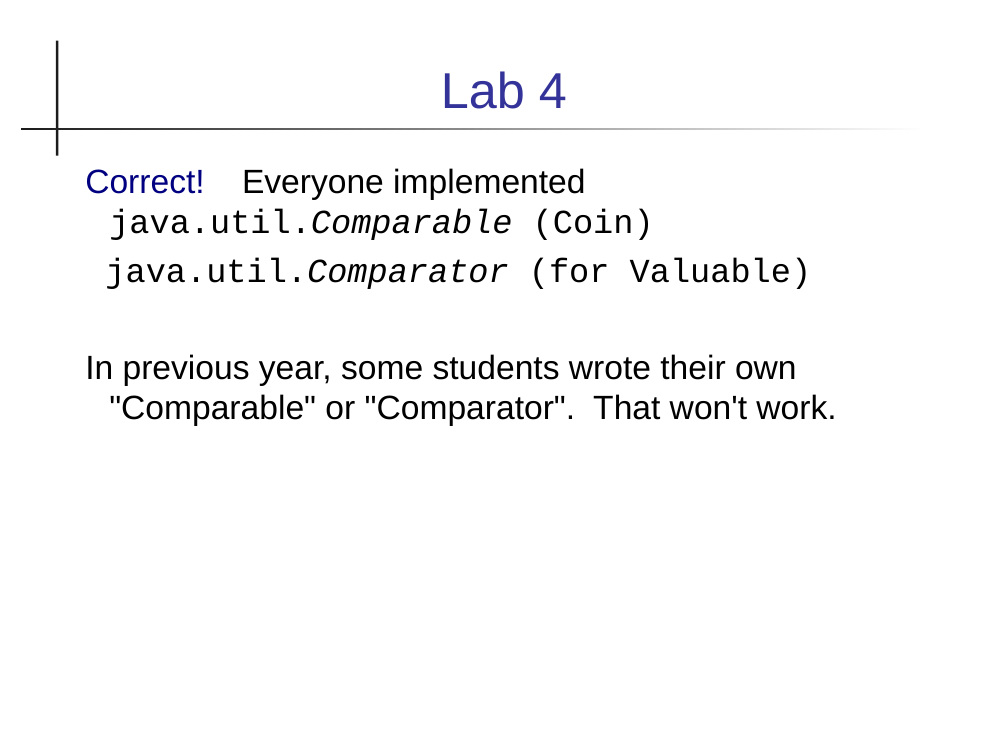
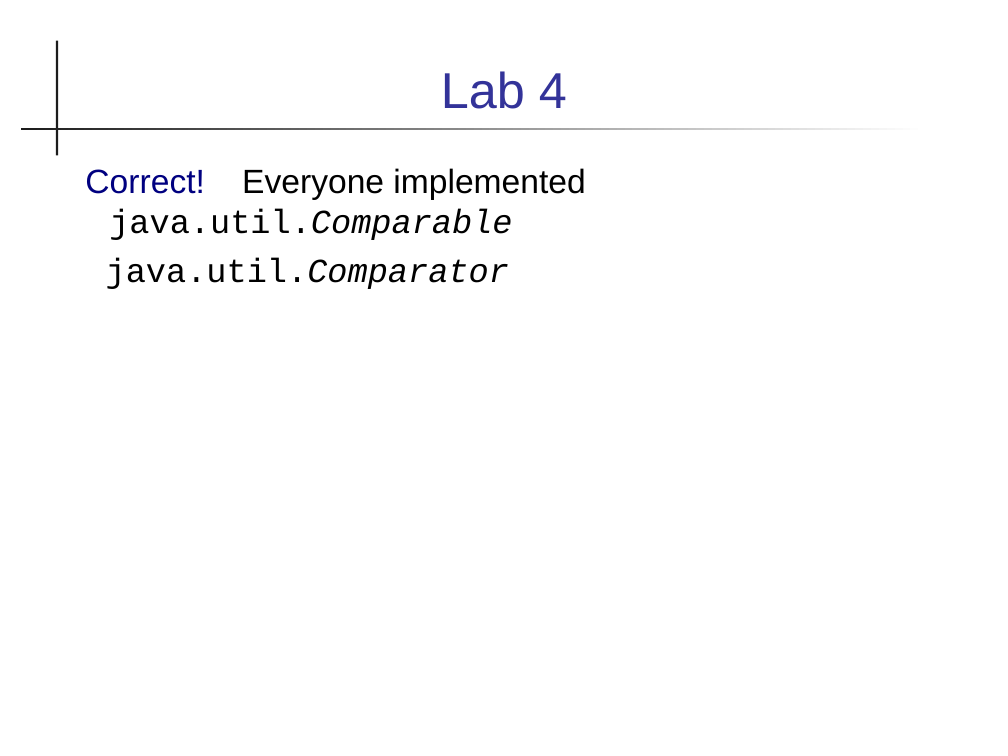
Before and after one commit to skeoop/skeoop.github.io, a slide deck: slide 3 of week5/Announcements.ppt (slide 4 before the commit). Drawn at 1008x756 pixels with LibreOffice and Linux fonts; fonts in the diff are those of the drawing. Boxes give left, top, right and bottom in pixels: in the first picture for what was removed or moved away, otherwise in the second. Text is boxed around its words. In the diff, an @@ line names an element or a change of style, - is before the commit and + after.

```diff
--- a/week5/Announcements.ppt
+++ b/week5/Announcements.ppt
@@ text at bbox=[85, 168, 585, 289]: text changed; font Arial to Courier New @@
-Correct! Everyone implemented java.util.Comparable (Coin)
-java.util.Comparator (for Valuable)
-In previous year, some students wrote their own "Comparable" or "Comparator". That won't work.
+Correct! Everyone implemented java.util.Comparable
+java.util.Comparator
```
Also in this commit, not shown: 4 other slides changed, 1 slide removed, 17 other files.
